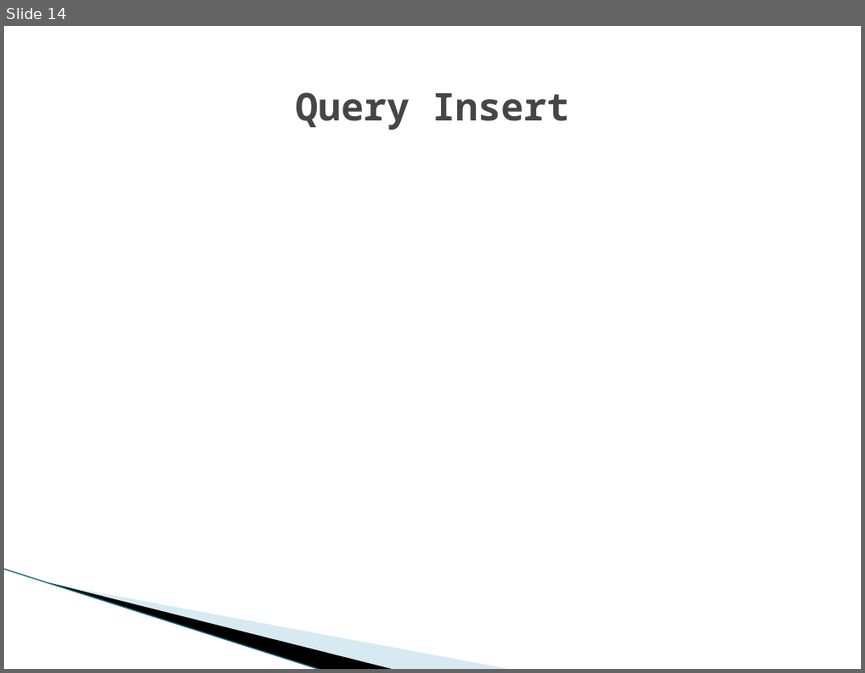
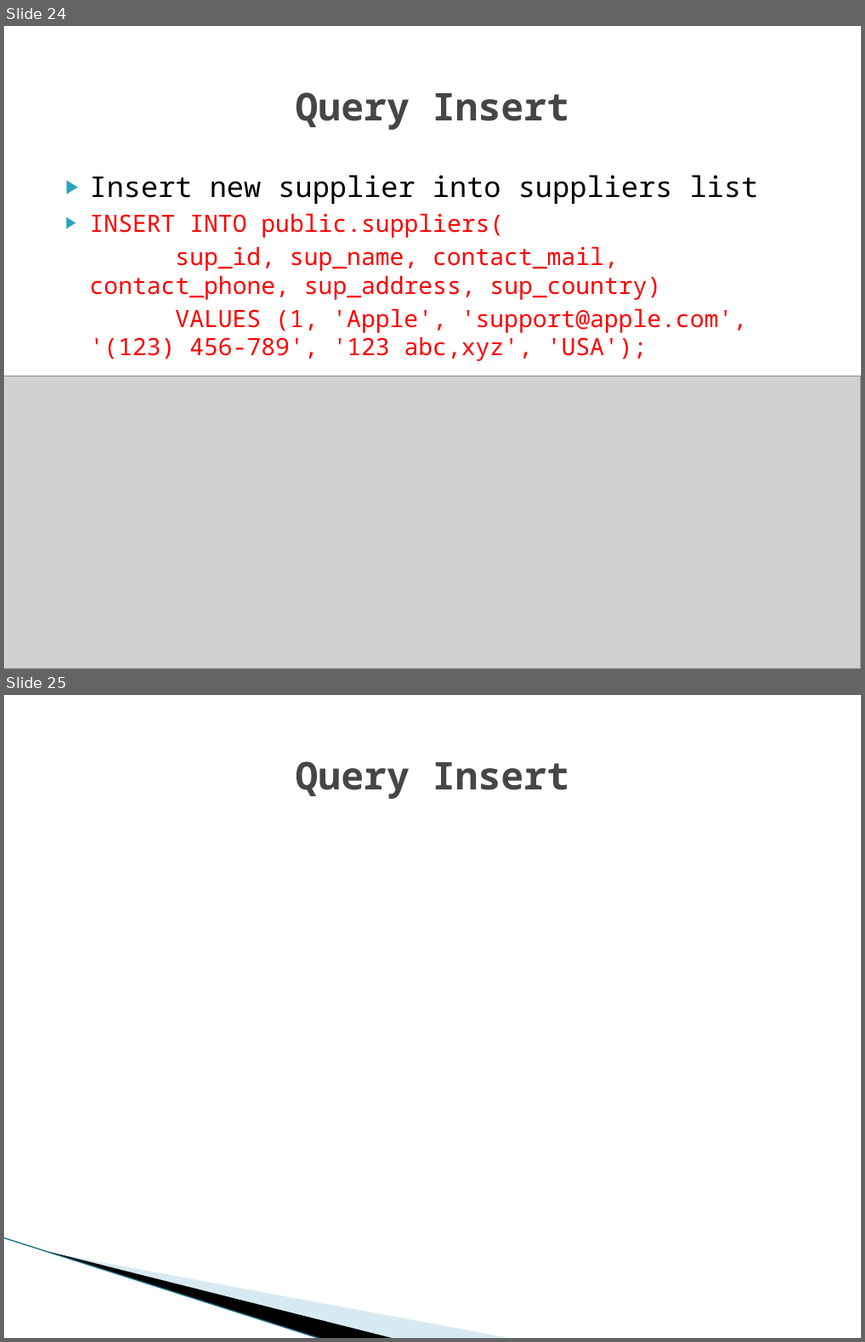
Before and after one commit to iamvucms/SICT, a slide deck: SQL/Project1_database_design_and_query.pptx. Shown one above the other, each under a label of ours: slide 14 before the commit, slides 24 and 25 after it. The pictures are 865x673 and 865x1342 pixels, drawn with LibreOffice and Linux fonts; fonts in the diff are those of the drawing; grey boxes stand for pictures; background and template pictures are left out. Boxes give left, top, right and bottom in pixels: in the first picture for what was removed or moved away, otherwise in the second. Text is boxed around its words. In the diff, an @@ line names an element or a change of style, - is before the commit and + after.

```diff
--- a/SQL/Project1_database_design_and_query.pptx
+++ b/SQL/Project1_database_design_and_query.pptx
@@ slide 24 added at <box>4,26,861,669</box>, background #FFFFFF; not listed: 2 template elements that a slide beside it also shows @@
@@ title added at <box>296,92,569,130</box>, 32 pt, text #464646, bold @@
+Query Insert
@@ text added at <box>90,175,759,361</box>, 20 pt, text #FF0000 @@
+▶ Insert new supplier into suppliers list
+▶ INSERT INTO public.suppliers(
+sup_id, sup_name, contact_mail, contact_phone, sup_address, sup_country)
+VALUES (1, 'Apple', 'support@apple.com', '(123) 456-789', '123 abc,xyz', 'USA');
@@ picture added at <box>4,375,861,669</box> @@
@@ what was slide 14 is now slide 25 @@
```
Also in this commit, not shown: 6 slides changed, 18 other slides added.
